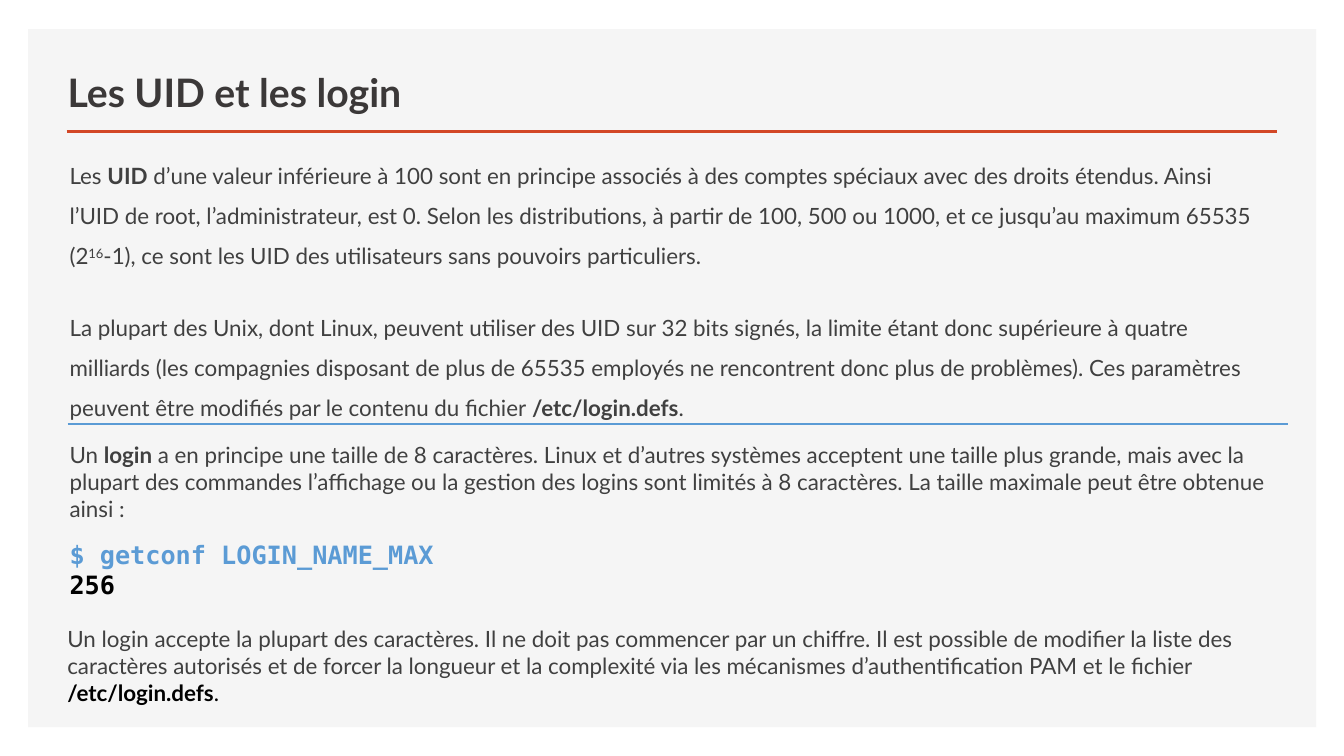
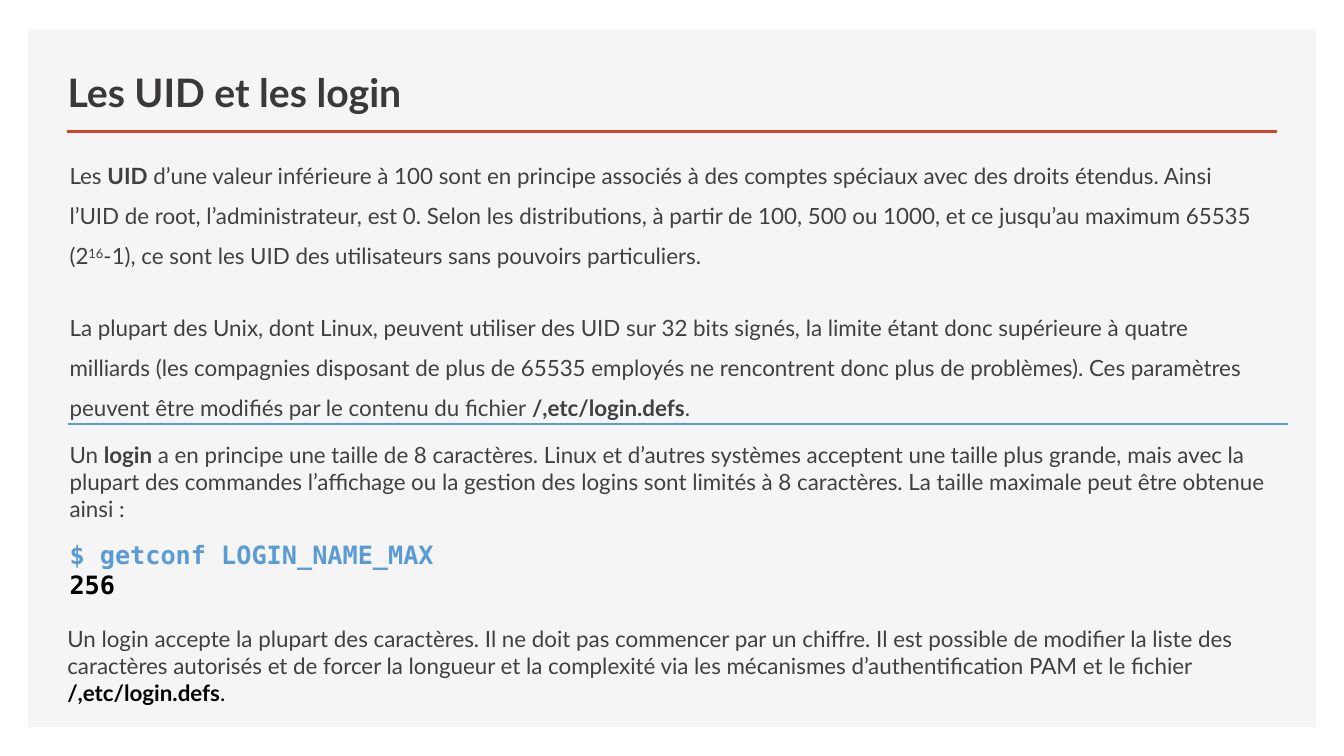
Before and after one commit to simonquillaud/420-W44-SF-v2, a slide deck: slide 18 of Module04_AdminSysLinux/Cours5DroitsAcces.pptx. Drawn at 1344x756 pixels with LibreOffice and Linux fonts; fonts in the diff are those of the drawing. Boxes give left, top, right and bottom in pixels: in the first picture for what was removed or moved away, otherwise in the second. Text is boxed around its words. In the diff, an @@ line names an element or a change of style, - is before the commit and + after.

```diff
--- a/Module04_AdminSysLinux/Cours5DroitsAcces.pptx
+++ b/Module04_AdminSysLinux/Cours5DroitsAcces.pptx
@@ text at (70,319,1241,420): text changed @@
-La plupart des Unix, dont Linux, peuvent utiliser des UID sur 32 bits signés, la limite étant donc supérieure à quatre milliards (les compagnies disposant de plus de 65535 employés ne rencontrent donc plus de problèmes). Ces paramètres peuvent être modifiés par le contenu du fichier /etc/login.defs.
+La plupart des Unix, dont Linux, peuvent utiliser des UID sur 32 bits signés, la limite étant donc supérieure à quatre milliards (les compagnies disposant de plus de 65535 employés ne rencontrent donc plus de problèmes). Ces paramètres peuvent être modifiés par le contenu du fichier /,etc/login.defs.
@@ text at (67,630,1232,705): text changed @@
-Un login accepte la plupart des caractères. Il ne doit pas commencer par un chiffre. Il est possible de modifier la liste des caractères autorisés et de forcer la longueur et la complexité via les mécanismes d’authentification PAM et le fichier /etc/login.defs.
+Un login accepte la plupart des caractères. Il ne doit pas commencer par un chiffre. Il est possible de modifier la liste des caractères autorisés et de forcer la longueur et la complexité via les mécanismes d’authentification PAM et le fichier /,etc/login.defs.
```
Also in this commit, not shown: 3 other slides changed, 5 other files.
